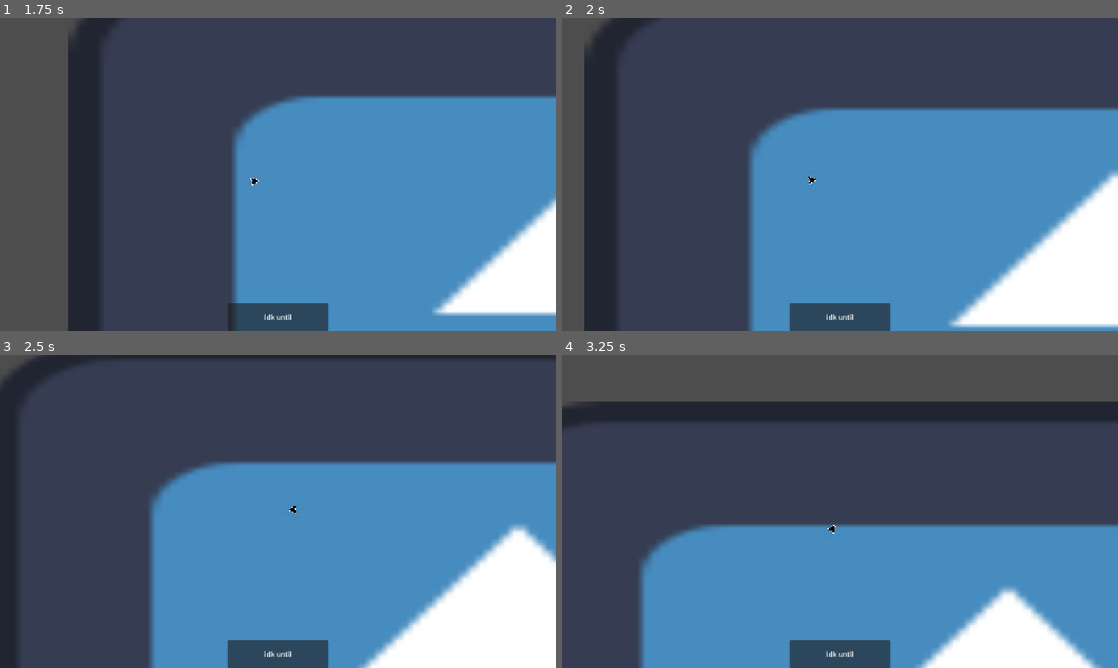
Above: before the commit, frames 1-4 (two rows, left to right).
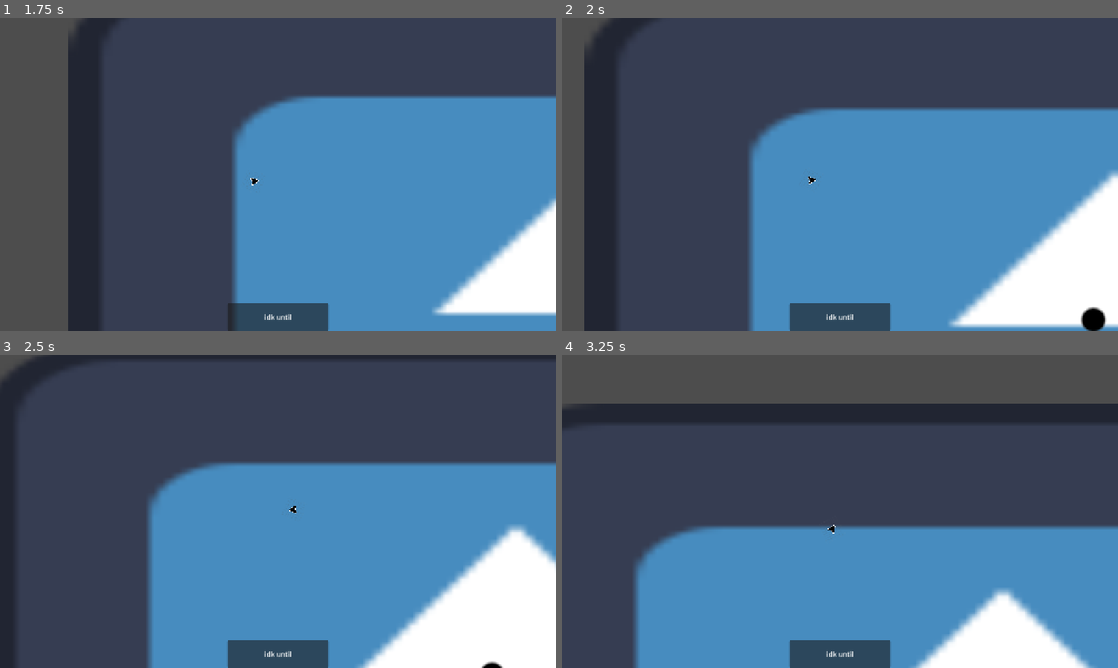
Above: after the commit, the same moments.

Repository: kokiheey/game-jam-repo
Game: Godot game, scene res://Scenes/main_menu.tscn
Same seed, same stepped clock (60 frames per second), same inputs: the game is played once before the commit and once after it. The engine's default icon, where the game draws it, is replaced by a stand-in: a white triangle on a blue panel in a dark square.
Inputs (mouse positions are in pixels of both pictures, inside the frame that each line leads up to):
- Up to frame 1 (1.75 s): click "Start game" at 0.5 s; move the mouse to (400, 158) at 1.27 s; hold W (moveForward) from 1.28 s (still down)
- Up to frame 2 (2 s): keep holding W (moveForward)
- Up to frame 3 (2.5 s): move the mouse to (166, 527) at 2.02 s; release W (moveForward) at 2.03 s
- Up to frame 4 (3.25 s): move the mouse to (895, 442) at 2.77 s; hold W (moveForward) from 2.78 s (still down)

Frame 1 is identical in both runs. In frame 2, 0.3% of the frame differs, in the area x 93-98%, y 92-100%; in frame 3, 1.0%; in frame 4, 3.7%, in the area x 2-100%, y 14-100%.

Commit message:
Integrate gravity component into player movement

Diff:
--- a/gmtk2026/Scenes/Player.tscn
+++ b/gmtk2026/Scenes/Player.tscn
@@ -3,11 +3,13 @@
 [ext_resource type="Script" uid="uid://dtepcdyiq0fwh" path="res://Scripts/player_movement.gd" id="1_kyqiw"]
 [ext_resource type="Texture2D" uid="uid://bgnhwvn7h7exk" path="res://Assets/Icons/SpaceShip.webp" id="1_rpqav"]
 [ext_resource type="Script" uid="uid://bunqj424ogm8p" path="res://Scripts/camera_follow.gd" id="3_gntrk"]
+[ext_resource type="Script" uid="uid://bf2ikf8fnn5g6" path="res://Scripts/gravity_component.gd" id="4_dewec"]
 
 [sub_resource type="CircleShape2D" id="CircleShape2D_033pi"]
 
-[node name="Player" type="CharacterBody2D" unique_id=1991330775]
+[node name="Player" type="CharacterBody2D" unique_id=1991330775 node_paths=PackedStringArray("gravComponent")]
 script = ExtResource("1_kyqiw")
+gravComponent = NodePath("GravityComponent")
 
 [node name="Sprite2D" type="Sprite2D" parent="." unique_id=1065110296]
 position = Vector2(-4.7683716e-07, 4.7683716e-07)
@@ -21,3 +23,13 @@
 
 [node name="Camera2D" type="Camera2D" parent="." unique_id=654693241]
 script = ExtResource("3_gntrk")
+
+[node name="GravityComponent" type="Area2D" parent="." unique_id=975190835]
+script = ExtResource("4_dewec")
+maxAcceleration = 5000.0
+gravityStrength = 100.0
+metadata/_custom_type_script = "uid://bf2ikf8fnn5g6"
+
+[node name="CollisionShape2D" type="CollisionShape2D" parent="GravityComponent" unique_id=1058997800]
+scale = Vector2(1.2799985, 1.2799985)
+shape = SubResource("CircleShape2D_033pi")
--- a/gmtk2026/Scenes/black_hole.tscn
+++ b/gmtk2026/Scenes/black_hole.tscn
@@ -2,8 +2,26 @@
 
 [ext_resource type="Script" uid="uid://b6fb0om4atqrk" path="res://Scripts/gravity_source_component.gd" id="1_yqibl"]
 
+[sub_resource type="Gradient" id="Gradient_yqibl"]
+offsets = PackedFloat32Array(0, 0.53614455, 0.686747, 1)
+colors = PackedColorArray(0, 0, 0, 1, 0, 0, 0, 1, 0.3254902, 0.3254902, 0.3254902, 0, 1, 1, 1, 0)
+
+[sub_resource type="GradientTexture2D" id="GradientTexture2D_61tkn"]
+gradient = SubResource("Gradient_yqibl")
+fill = 1
+fill_from = Vector2(0.4869565, 0.49565217)
+
+[sub_resource type="CircleShape2D" id="CircleShape2D_61tkn"]
+radius = 396.00504
+
 [node name="BlackHole" type="Node2D" unique_id=1896945040]
 
-[node name="GravitySourceComponent" type="StaticBody2D" parent="." unique_id=1121287010]
+[node name="Sprite2D" type="Sprite2D" parent="." unique_id=1862046045]
+texture = SubResource("GradientTexture2D_61tkn")
+
+[node name="GravitySourceComponent" type="Area2D" parent="." unique_id=158190955]
 script = ExtResource("1_yqibl")
 metadata/_custom_type_script = "uid://b6fb0om4atqrk"
+
+[node name="CollisionShape2D" type="CollisionShape2D" parent="GravitySourceComponent" unique_id=365062709]
+shape = SubResource("CircleShape2D_61tkn")
--- a/gmtk2026/Scenes/game.tscn
+++ b/gmtk2026/Scenes/game.tscn
@@ -5,6 +5,7 @@
 [ext_resource type="PackedScene" uid="uid://demcgqsqh7jh1" path="res://Scenes/Player.tscn" id="2_qxrlw"]
 [ext_resource type="PackedScene" uid="uid://cv660hn0arvee" path="res://Scenes/pause_menu.tscn" id="4_3dryh"]
 [ext_resource type="PackedScene" uid="uid://d28xesm83e88m" path="res://Scenes/game_ui.tscn" id="4_wowpa"]
+[ext_resource type="PackedScene" uid="uid://dsy4ipt0t1ehj" path="res://Scenes/black_hole.tscn" id="6_i6g32"]
 
 [node name="Game" type="Node2D" unique_id=794815185]
 script = ExtResource("1_wrm1d")
@@ -22,3 +23,6 @@
 
 [node name="PauseMenu" parent="GUI" unique_id=1227920337 instance=ExtResource("4_3dryh")]
 visible = false
+
+[node name="BlackHole" parent="." unique_id=1896945040 instance=ExtResource("6_i6g32")]
+position = Vector2(809, 258)
--- a/gmtk2026/Scripts/gravity_component.gd
+++ b/gmtk2026/Scripts/gravity_component.gd
@@ -1,12 +1,13 @@
 class_name GravityComponent
 extends Area2D
 
-@export var maxAcceleration = 20.0
-@export var gravityStrength : float = 10.0
+@export var maxAcceleration = 4000.0
+@export var gravityStrength : float = 1000000.0
 var acceleration : Vector2
 var bodies : Array[GravitySourceComponent]
 
 func _on_area_entered(area):
+	print("hi")
 	if area is GravitySourceComponent:
 		bodies.append(area as GravitySourceComponent)
 
@@ -15,6 +16,7 @@
 		bodies.erase(area)
 
 func _ready():
+	monitoring = true
 	collision_mask = 1 << 3 #fah you mean
 	area_entered.connect(_on_area_entered)
 	area_exited.connect(_on_area_exited)
@@ -22,5 +24,7 @@
 func _process(delta: float):
 	acceleration = Vector2.ZERO
 	for body in bodies:
-		var dist : Vector2 = global_position - body.global_position
-		acceleration += gravityStrength * dist.normalized() * body.mass / dist.length_squared()
+		var dist : Vector2 = body.global_position - global_position
+		acceleration += gravityStrength * dist.normalized() * body.mass / dist.length()
+		acceleration = acceleration.clampf(-maxAcceleration, maxAcceleration)
+		print("sup", acceleration, "yarayara ", dist.length_squared(), dist.normalized())
--- a/gmtk2026/Scripts/gravity_source_component.gd
+++ b/gmtk2026/Scripts/gravity_source_component.gd
@@ -1,4 +1,8 @@
 class_name GravitySourceComponent
-extends StaticBody2D
+extends Area2D
 
-@export var mass := 10.0
+@export var mass := 1000.0
+
+func _ready():
+	monitorable = true
+	collision_layer = 1 << 3 #fahhh you mean
--- a/gmtk2026/Scripts/player_movement.gd
+++ b/gmtk2026/Scripts/player_movement.gd
@@ -4,21 +4,24 @@
 @export var capSpeed: float = 500
 @export var drag: float = 500
 @export var rotationSpeed: float = 10
-
+@export var gravComponent : GravityComponent
 func _physics_process(delta):
 	var mouse_pos = get_global_mouse_position()
 	var angle = (mouse_pos - global_position).angle()
 
 	rotation = lerp_angle(rotation, angle, rotationSpeed * delta)
 
+	var acceleration : Vector2 = Vector2.ZERO
+	var forward = Vector2.RIGHT.rotated(rotation)
 	if Input.is_action_pressed("moveForward"):
-		var forward = Vector2.RIGHT.rotated(rotation)
-		velocity += forward * acc * delta
-
+		acceleration += acc * forward
 		if velocity.length() > capSpeed:
 			velocity = velocity.normalized() * capSpeed
 	else:
 		if velocity.length() > 0:
 			velocity = velocity.move_toward(Vector2.ZERO, drag * delta)
 
+	acceleration += gravComponent.acceleration
+
+	velocity += acceleration * delta
 	move_and_slide()
